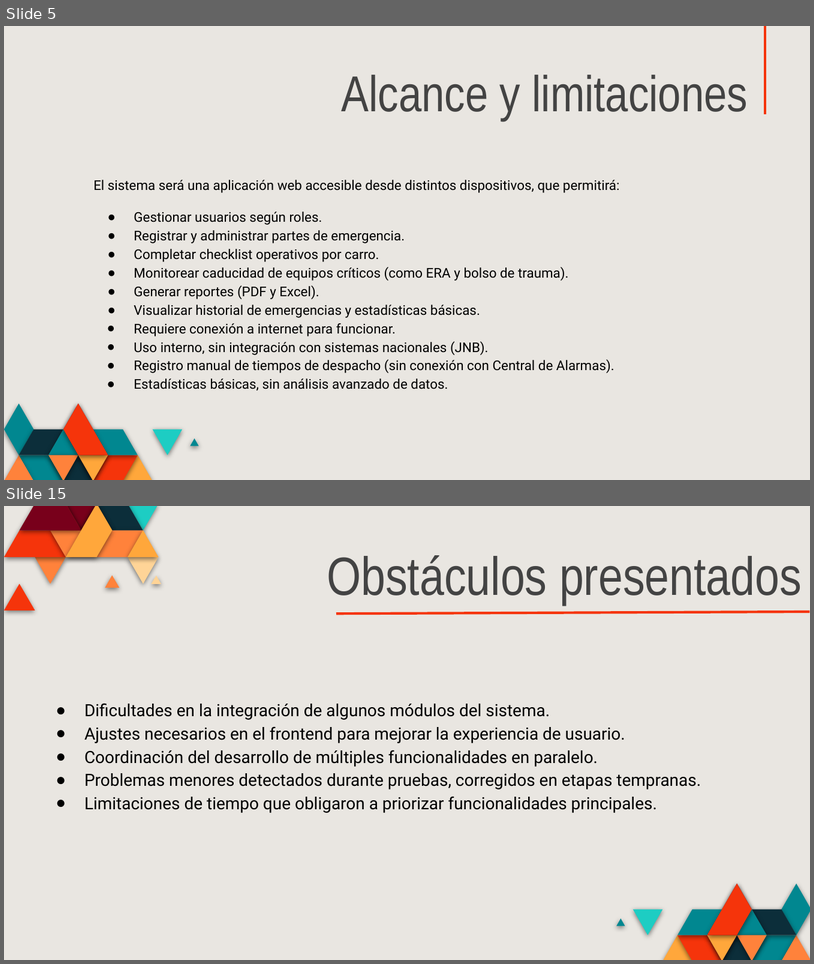
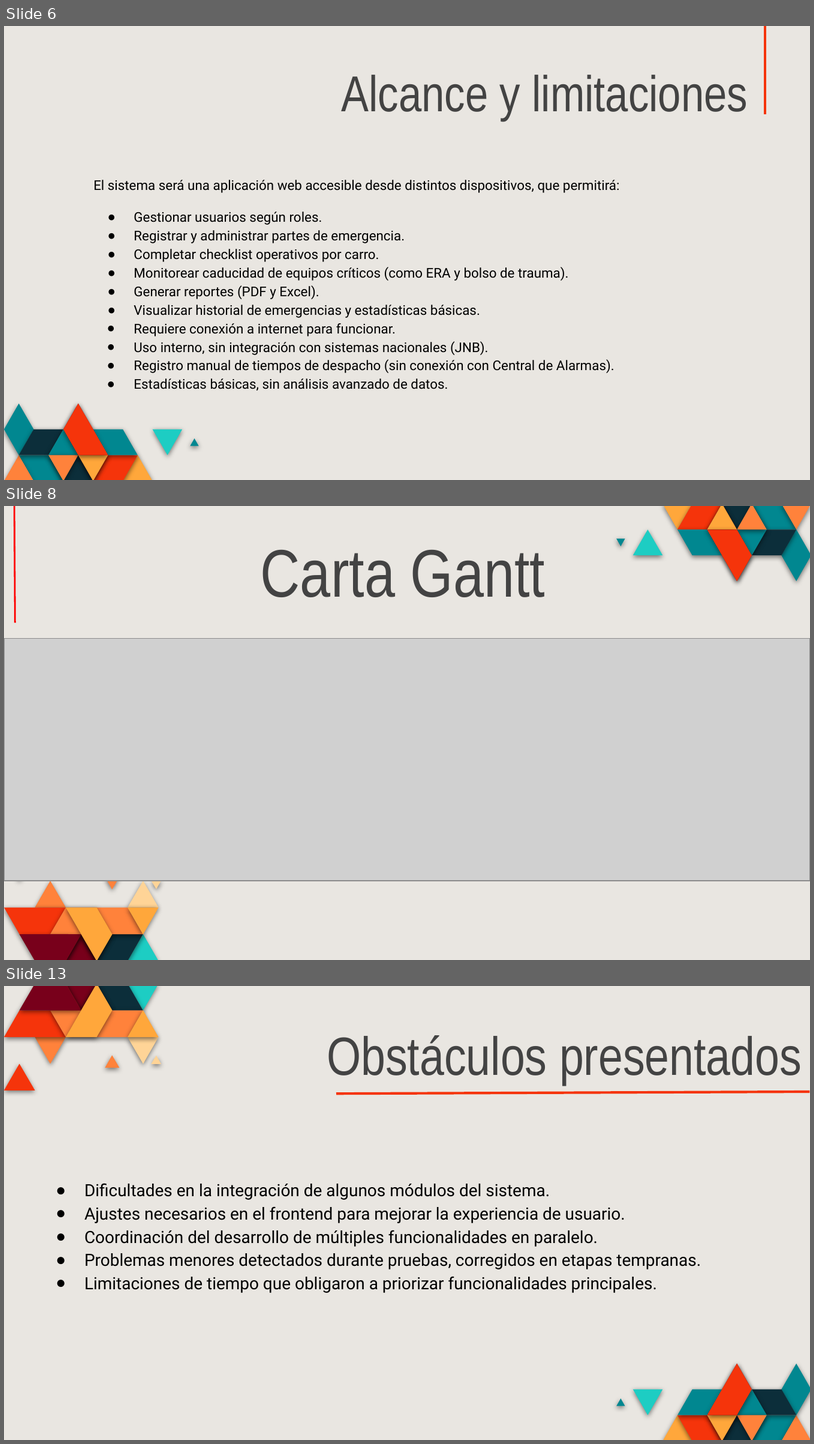
Before and after one commit to DiegoDLS-web/SIDEP, a slide deck: Fase 2/Evidencias Grupales/Presentación.pptx. Shown one above the other, each under a label of ours: slides 5 and 15 before the commit, slides 6, 8 and 13 after it; the slides between them are not shown. The pictures are 814x964 and 814x1444 pixels, drawn with LibreOffice and Linux fonts; fonts in the diff are those of the drawing; grey boxes stand for pictures. Boxes give left, top, right and bottom in pixels: in the first picture for what was removed or moved away, otherwise in the second. Text is boxed around its words. In the diff, an @@ line names an element or a change of style, - is before the commit and + after.

```diff
--- a/Fase 2/Evidencias Grupales/Presentación.pptx
+++ b/Fase 2/Evidencias Grupales/Presentación.pptx
@@ slide 8 added at (x1=4, y1=506, x2=810, y2=960), background #E9E6E1 @@
@@ line added from (14, 506) to (15, 623), #FF0000 1.5 pt @@
@@ group added at (x1=617, y1=506, x2=810, y2=582): 19 freeform shapes @@
@@ text added at (x1=261, y1=550, x2=546, y2=597), 60 pt, text #434343 @@
+Carta Gantt
@@ picture added at (x1=4, y1=638, x2=810, y2=880) @@
@@ group added at (x1=4, y1=854, x2=161, y2=960): 19 freeform shapes @@
@@ what was slide 5 is now slide 6 @@
@@ what was slide 15 is now slide 13 @@
```
Also in this commit, not shown: 4 slides changed, 4 other slides added, 7 slides removed, 2 other files.
